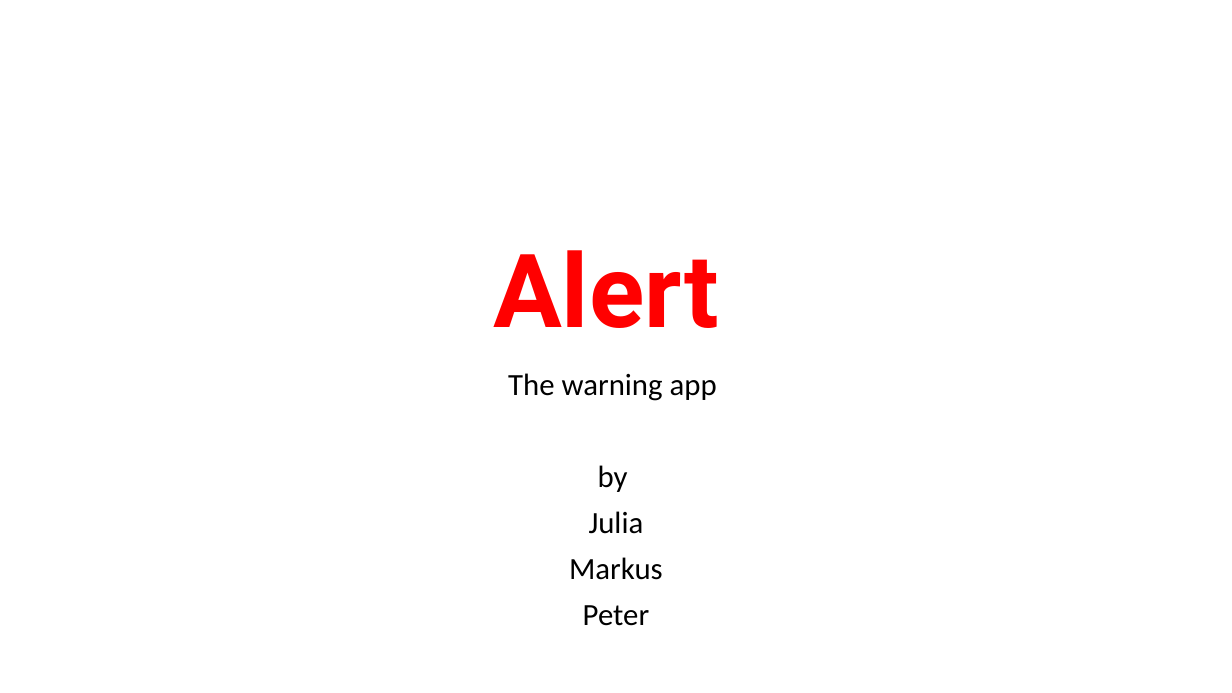
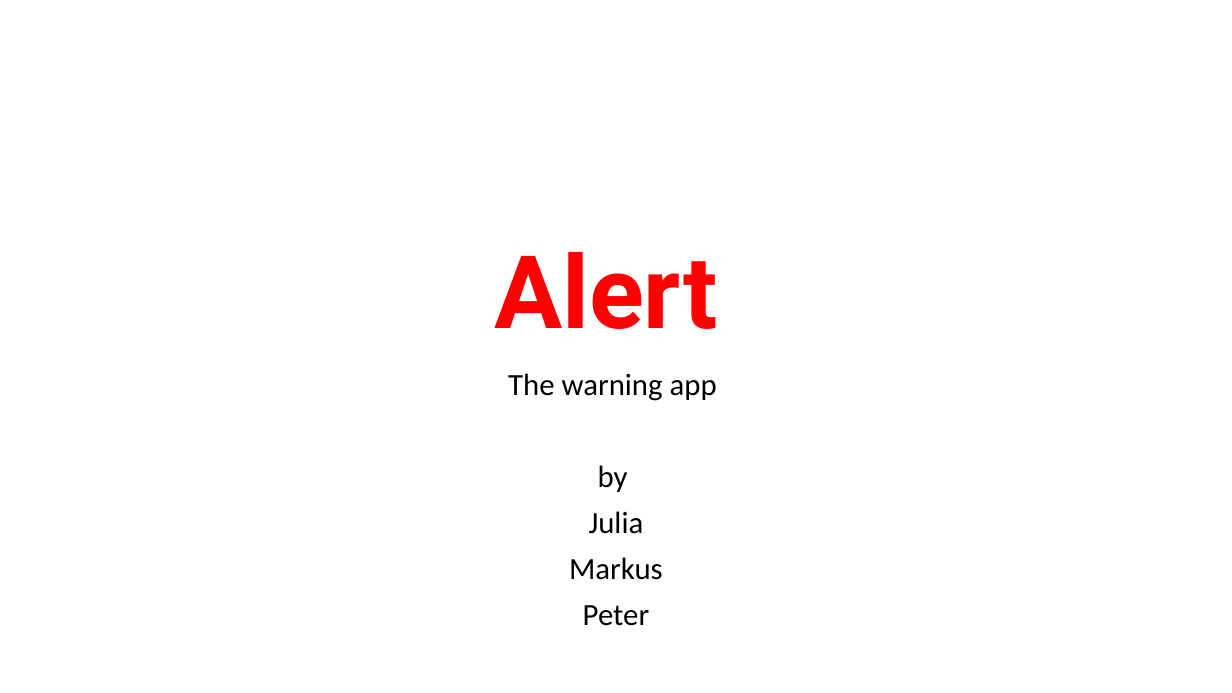
Before and after one commit to julia105/NLP-Project, a slide deck: slide 1 of Presentation Fire.pptx. Drawn at 1232x693 pixels with LibreOffice and Linux fonts; fonts in the diff are those of the drawing. Boxes give left, top, right and bottom in pixels: in the first picture for what was removed or moved away, otherwise in the second. Text is boxed around its words. In the diff, an @@ line names an element or a change of style, - is before the commit and + after.

```diff
--- a/Presentation Fire.pptx
+++ b/Presentation Fire.pptx
@@ title "Alert" at (494, 252, 717, 329): size 79.7 to 79 pt @@
```
Also in this commit, not shown: 9 other slides changed, 3 slides added.
